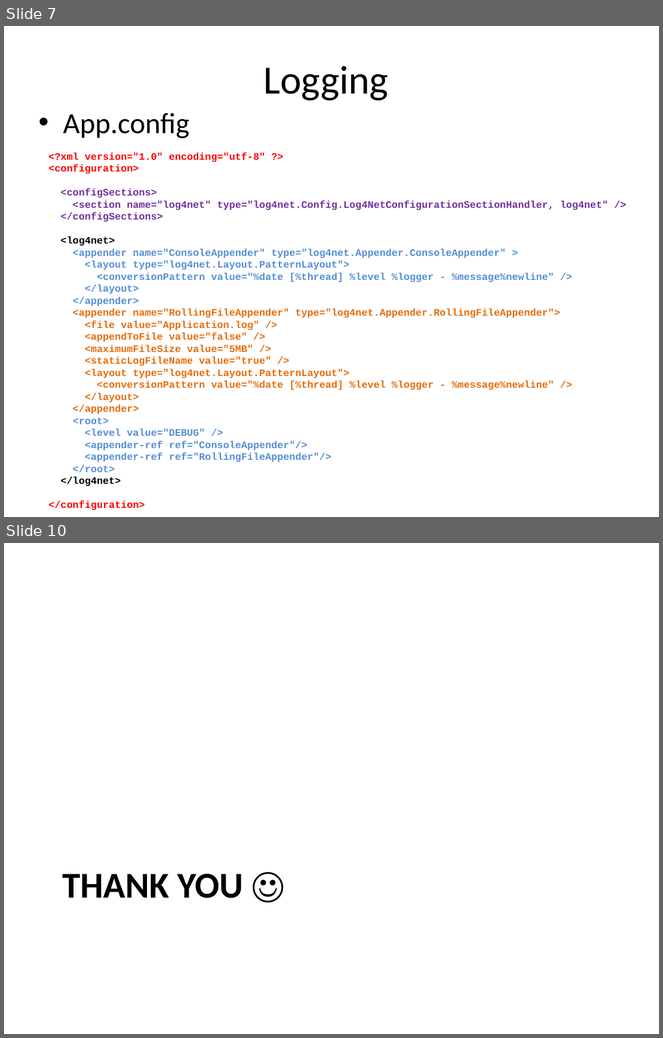
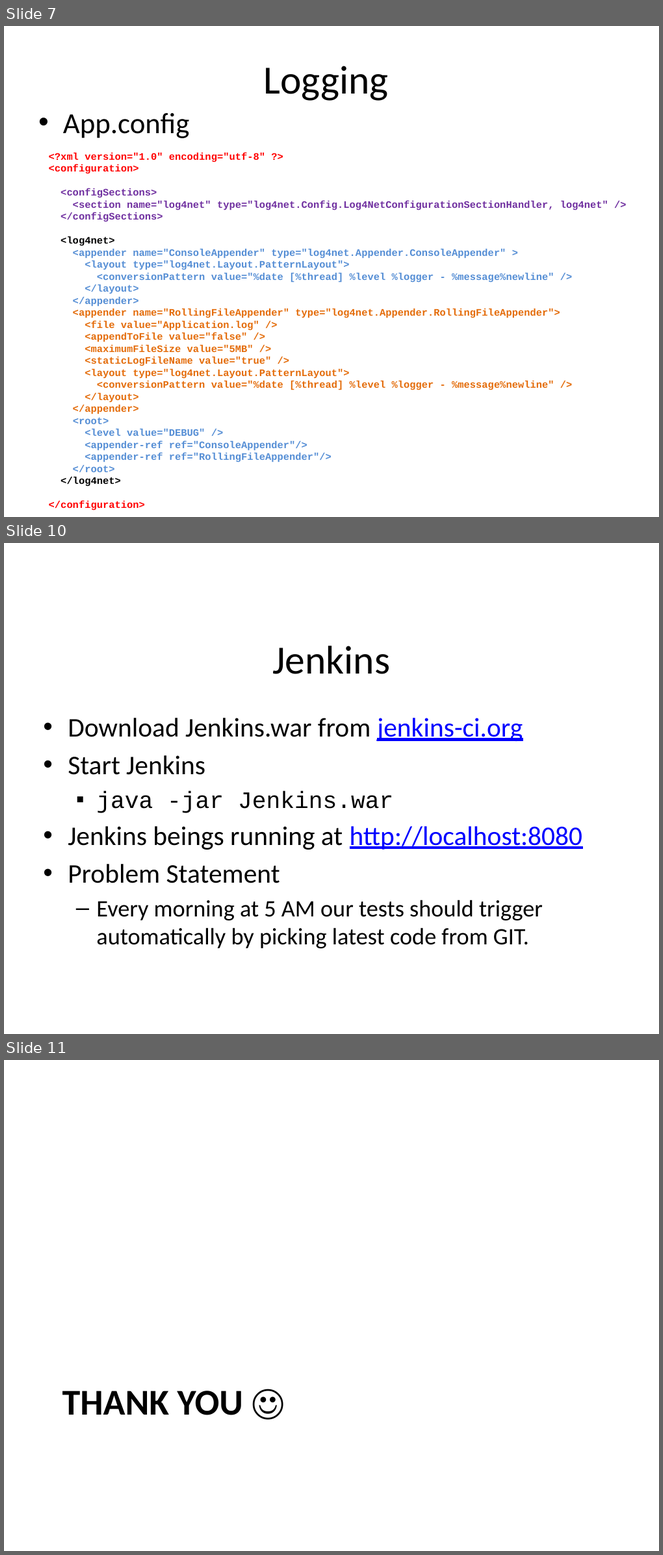
Before and after one commit to sandeepsajiru/DDF, a slide deck: Module-20.pptx. Shown one above the other, each under a label of ours: slides 7 and 10 before the commit, slides 7, 10 and 11 after it; the slides between them are not shown. The pictures are 663x1038 and 663x1555 pixels, drawn with LibreOffice and Linux fonts; fonts in the diff are those of the drawing. Boxes give left, top, right and bottom in pixels: in the first picture for what was removed or moved away, otherwise in the second. Text is boxed around its words. In the diff, an @@ line names an element or a change of style, - is before the commit and + after.

```diff
--- a/Module-20.pptx
+++ b/Module-20.pptx
@@ slide 10 added at bbox=[4, 543, 659, 1034], background #FFFFFF @@
@@ title added at bbox=[272, 646, 390, 674], 44 pt, text #000000 @@
+Jenkins
@@ text added at bbox=[68, 718, 583, 949], 29.6 pt, text #000000 @@
+• Download Jenkins.war from jenkins-ci.org
+• Start Jenkins
+  ▪ java -jar Jenkins.war
+• Jenkins beings running at http://localhost:8080
+• Problem Statement
+  – Every morning at 5 AM our tests should trigger automatically by picking latest code from GIT.
@@ what was slide 10 is now slide 11 @@
```
Also in this commit, not shown: 2 other slides added, 1 other file.
